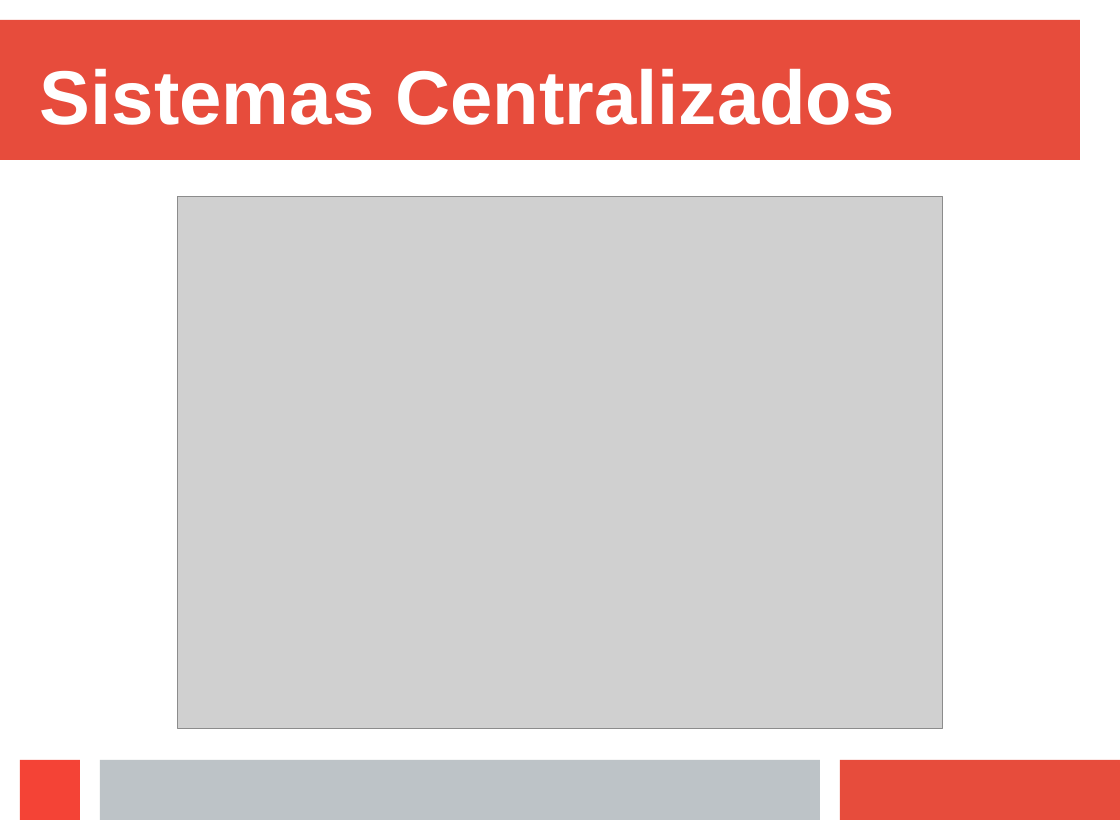
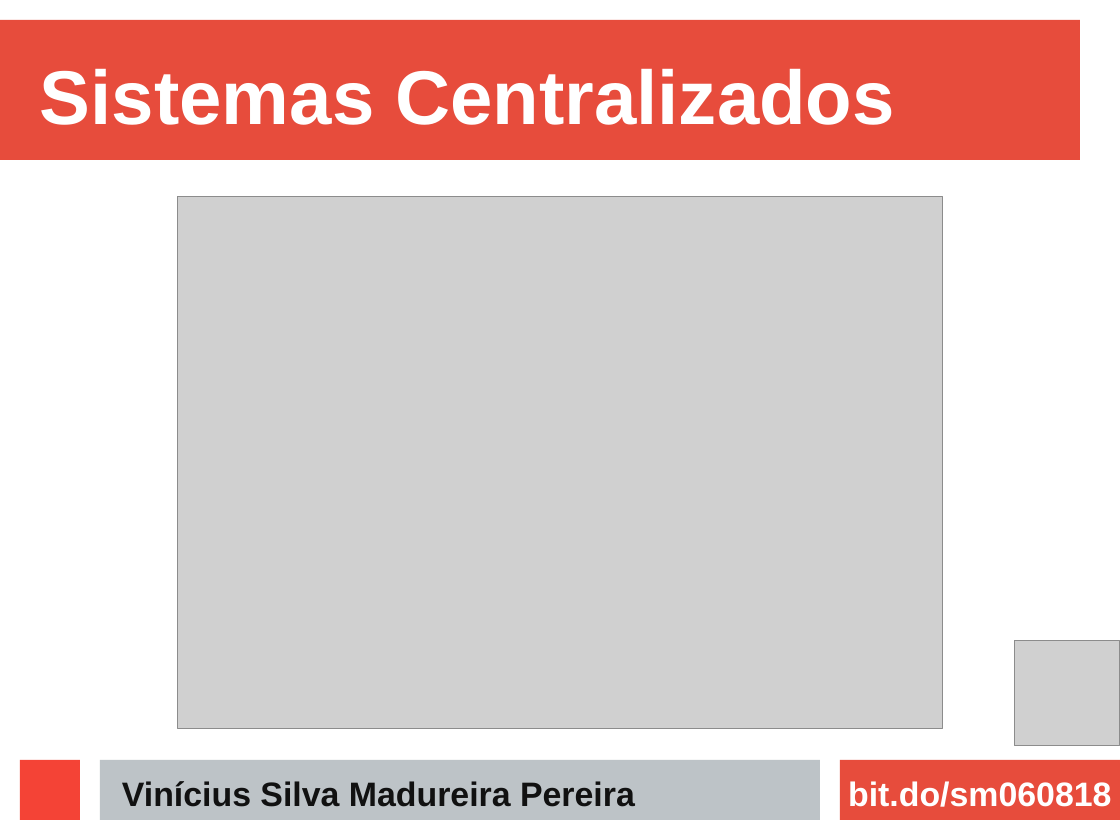
Before and after one commit to ViniciusMadureira/etec, a slide deck: slide 6 of apresentacao.odp. Drawn at 1120x840 pixels with LibreOffice and Linux fonts; fonts in the diff are those of the drawing; grey boxes stand for pictures. Boxes give left, top, right and bottom in pixels: in the first picture for what was removed or moved away, otherwise in the second. Text is boxed around its words. In the diff, an @@ line names an element or a change of style, - is before the commit and + after.

```diff
--- a/apresentacao.odp
+++ b/apresentacao.odp
@@ picture added at [1014,640,1120,746] @@
@@ text added at [122,781,635,807], 24 pt, text #111111, bold @@
+Vinícius Silva Madureira Pereira
@@ text added at [848,781,1111,807], 24 pt, text #FFFFFF, bold @@
+bit.do/sm060818
```
Also in this commit, not shown: 7 other slides changed, 2 slides added, 2 slides removed, 1 other file.
